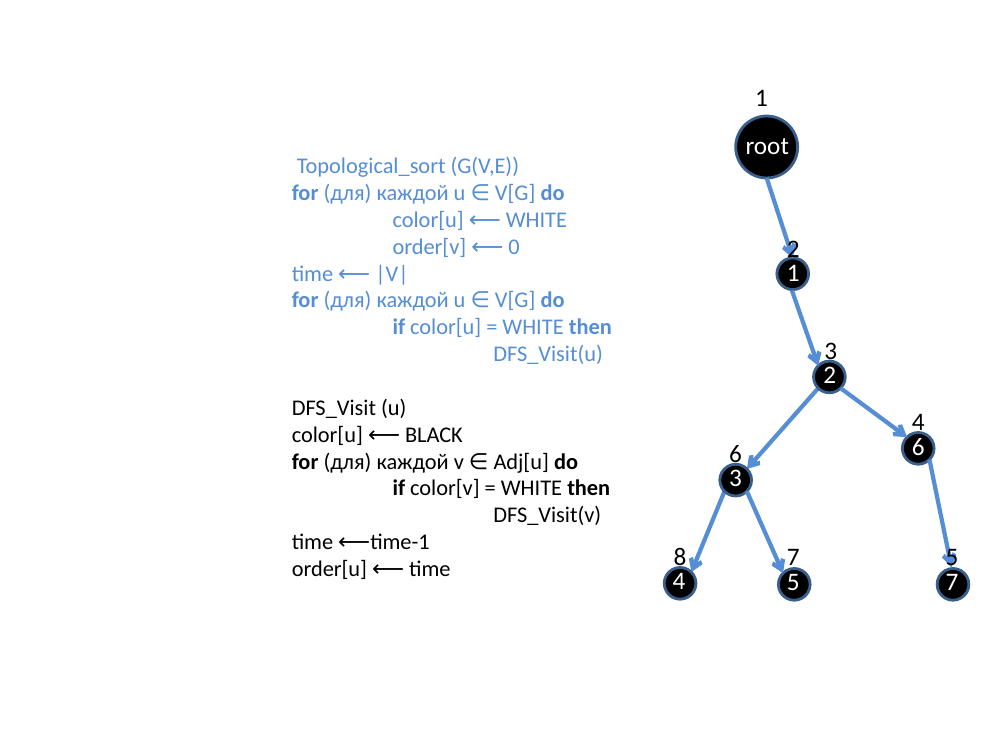
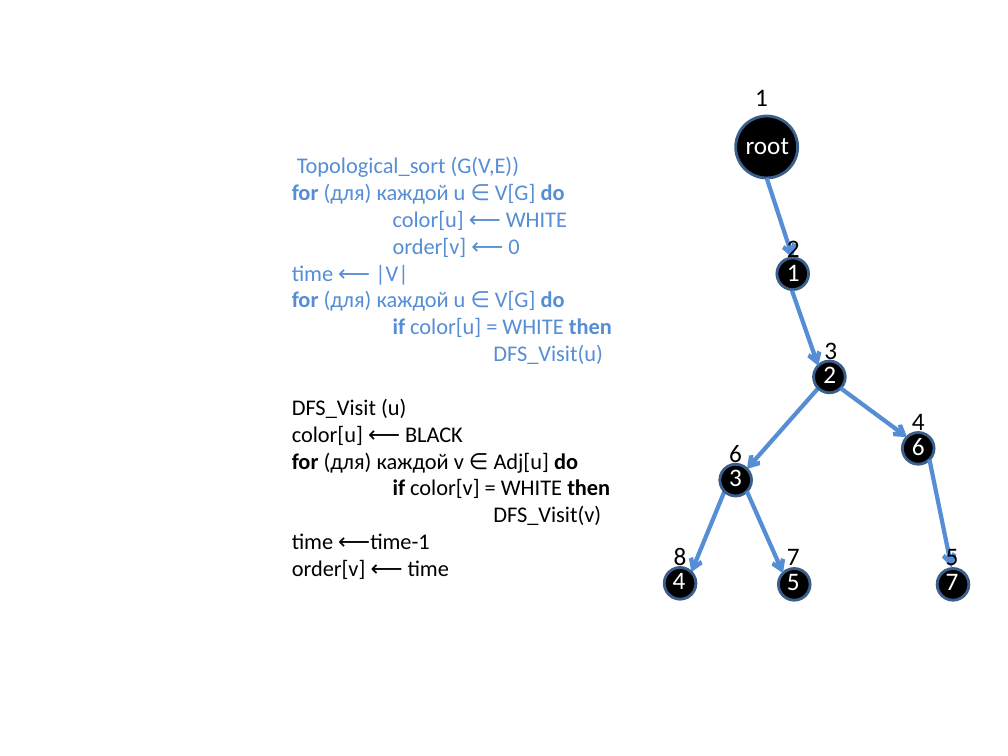
Before and after one commit to SteinbergOB/ANG, a slide deck: slide 63 of Презентации/Лекция 2.pptx (slide 29 before the commit). Drawn at 1008x756 pixels with LibreOffice and Linux fonts; fonts in the diff are those of the drawing. Boxes give left, top, right and bottom in pixels: in the first picture for what was removed or moved away, otherwise in the second. Text is boxed around its words. In the diff, an @@ line names an element or a change of style, - is before the commit and + after.

```diff
--- a/Презентации/Лекция 2.pptx
+++ b/Презентации/Лекция 2.pptx
@@ title at (292, 157, 612, 579): text changed @@
-Topological_sort (G(V,E))
-for (для) каждой u ∈ V[G] do
-color[u] ⟵ WHITE
-order[v] ⟵ 0
-time ⟵ |V|
-for (для) каждой u ∈ V[G] do
-if color[u] = WHITE then
-DFS_Visit(u)
-DFS_Visit (u)
-color[u] ⟵ BLACK
-for (для) каждой v ∈ Adj[u] do
-if color[v] = WHITE then
-DFS_Visit(v)
-time ⟵time-1
-order[u] ⟵ time
+Topological_sort (G(V,E))
+for (для) каждой u ∈ V[G] do
+color[u] ⟵ WHITE
+order[v] ⟵ 0
+time ⟵ |V|
+for (для) каждой u ∈ V[G] do
+if color[u] = WHITE then
+DFS_Visit(u)
+DFS_Visit (u)
+color[u] ⟵ BLACK
+for (для) каждой v ∈ Adj[u] do
+if color[v] = WHITE then
+DFS_Visit(v)
+time ⟵time-1
+order[v] ⟵ time
```
Also in this commit, not shown: 2 other slides changed, 40 slides added, 3 slides removed, 4 other files.
